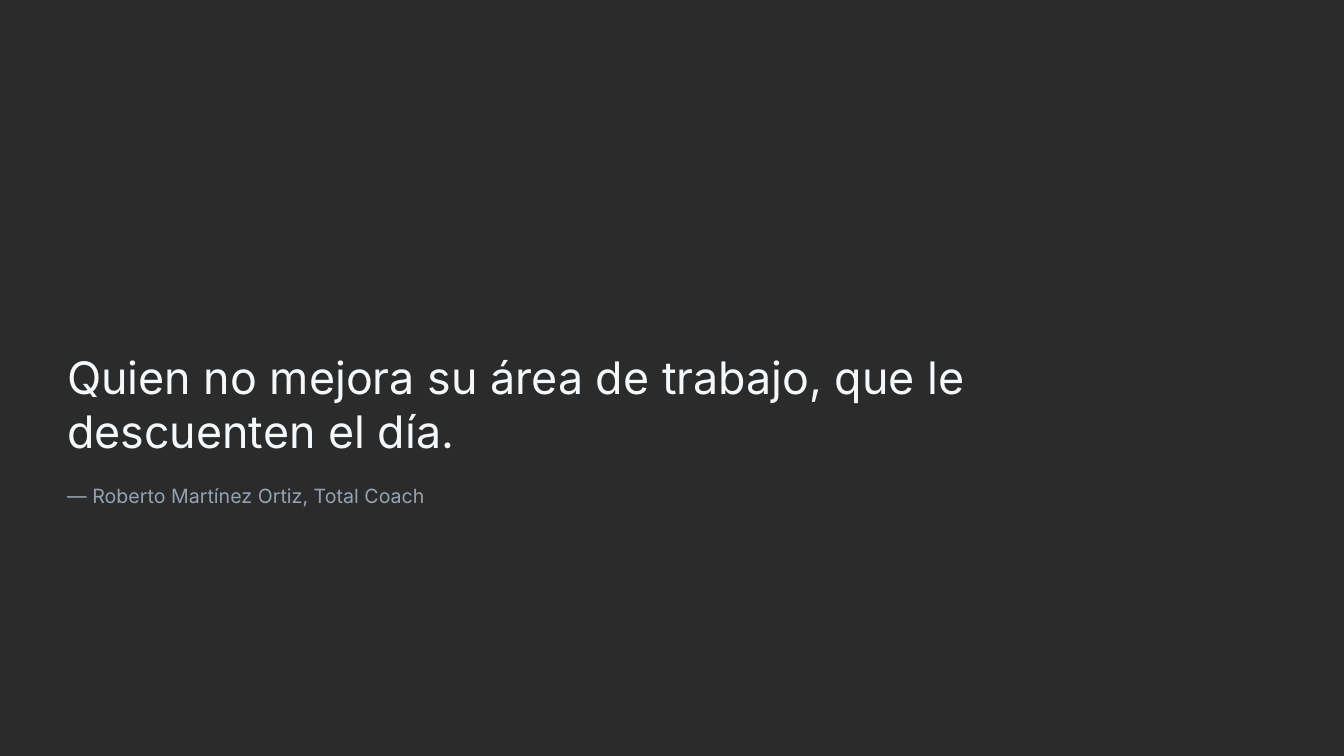
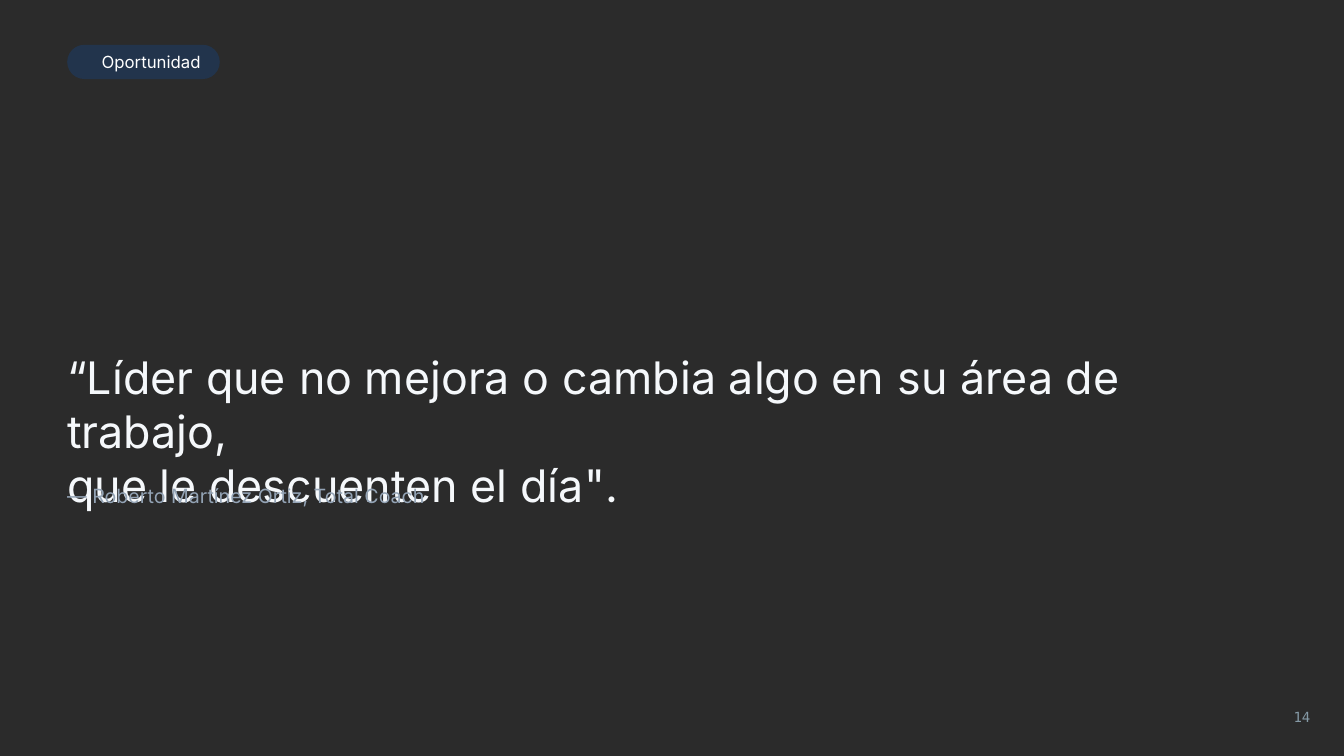
Before and after one commit to vadai-ia/academia-vadai, a slide deck: slide 14 of contenido/claude-en-tu-empresa/sesion-1/entregables/sesion-1-alineacion.pptx (slide 27 before the commit). Drawn at 1344x756 pixels with LibreOffice and Linux fonts; fonts in the diff are those of the drawing; background and template pictures are left out; a plain dark background stands for a picture behind light text. Boxes give left, top, right and bottom in pixels: in the first picture for what was removed or moved away, otherwise in the second. Text is boxed around its words. In the diff, an @@ line names an element or a change of style, - is before the commit and + after.

```diff
--- a/contenido/claude-en-tu-empresa/sesion-1/entregables/sesion-1-alineacion.pptx
+++ b/contenido/claude-en-tu-empresa/sesion-1/entregables/sesion-1-alineacion.pptx
@@ rounded rectangle added at [68,44,220,79], fill #22344C, 12 pt, text #FFFFFF @@
+Oportunidad
@@ text at [67,360,1120,511]: text changed @@
-Quien no mejora su área de trabajo, que le descuenten el día.
+“Líder que no mejora o cambia algo en su área de trabajo,
+que le descuenten el día".
@@ text added at [1294,712,1311,722], 10 pt, text #859AA6 @@
+14
```
Also in this commit, not shown: 8 other slides changed, 27 slides added, 46 slides removed, 50 other files.
